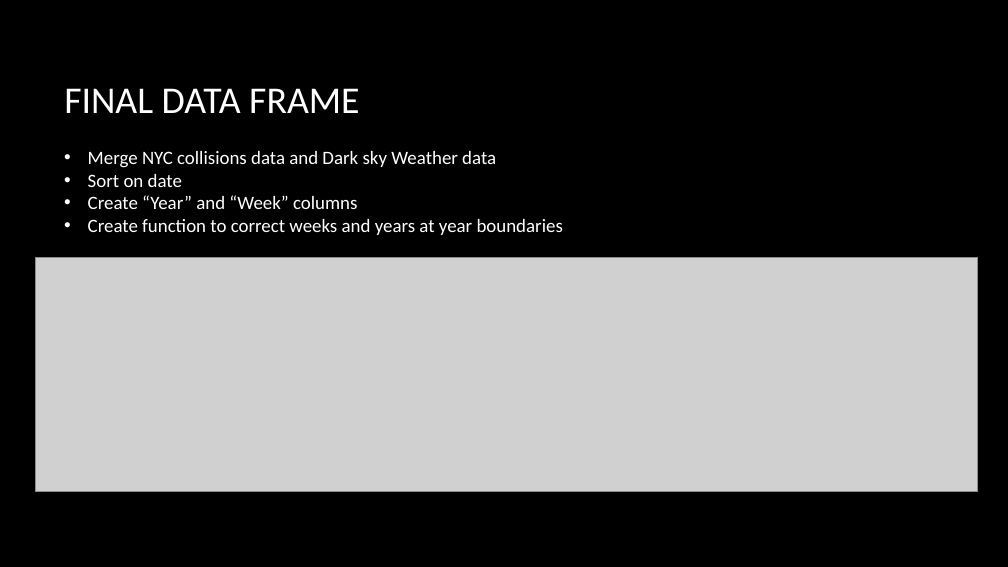
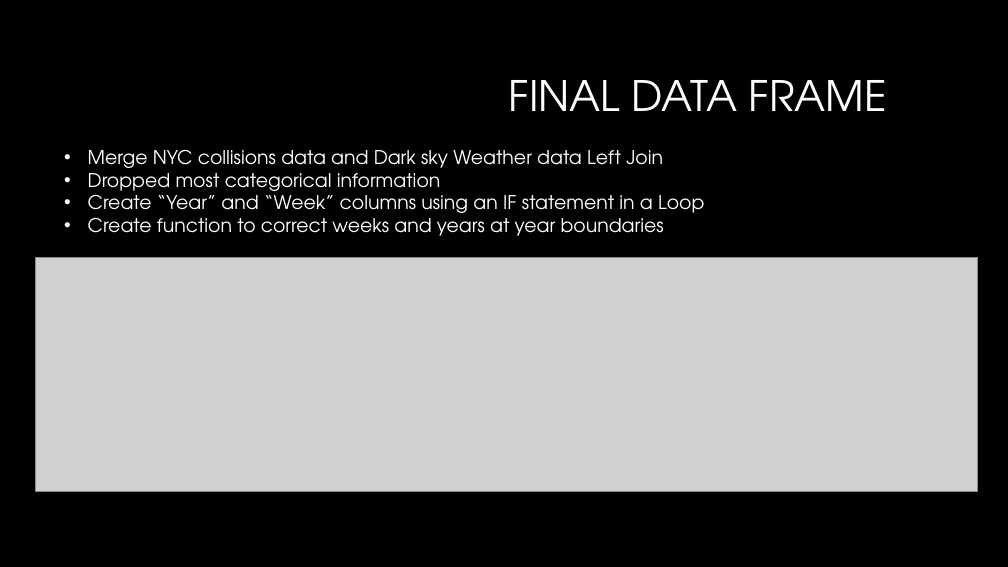
Before and after one commit to huntercash/ProjectOne, a slide deck: slide 8 of reports/Presentation1.pptx (slide 7 before the commit). Drawn at 1008x567 pixels with LibreOffice and Linux fonts; fonts in the diff are those of the drawing; grey boxes stand for pictures; background and template pictures are left out. Boxes give left, top, right and bottom in pixels: in the first picture for what was removed or moved away, otherwise in the second. Text is boxed around its words. In the diff, an @@ line names an element or a change of style, - is before the commit and + after.

```diff
--- a/reports/Presentation1.pptx
+++ b/reports/Presentation1.pptx
@@ title "FINAL DATA FRAME" at box(509, 80, 887, 111): size 36 to 40 pt, font Calibri to TeX Gyre Adventor; alignment left to right; line spacing 1 to 0.9 @@
@@ text at box(88, 150, 704, 218): text changed; font Calibri to TeX Gyre Adventor @@
-• Merge NYC collisions data and Dark sky Weather data
-• Sort on date
-• Create “Year” and “Week” columns
+• Merge NYC collisions data and Dark sky Weather data Left Join
+• Dropped most categorical information
+• Create “Year” and “Week” columns using an IF statement in a Loop
@@ text at box(88, 217, 664, 236): font Calibri to TeX Gyre Adventor in "Create function to correct weeks and years ..." @@
```
Also in this commit, not shown: 18 other slides changed, 2 slides added, 2 slides removed, 19 other files.
